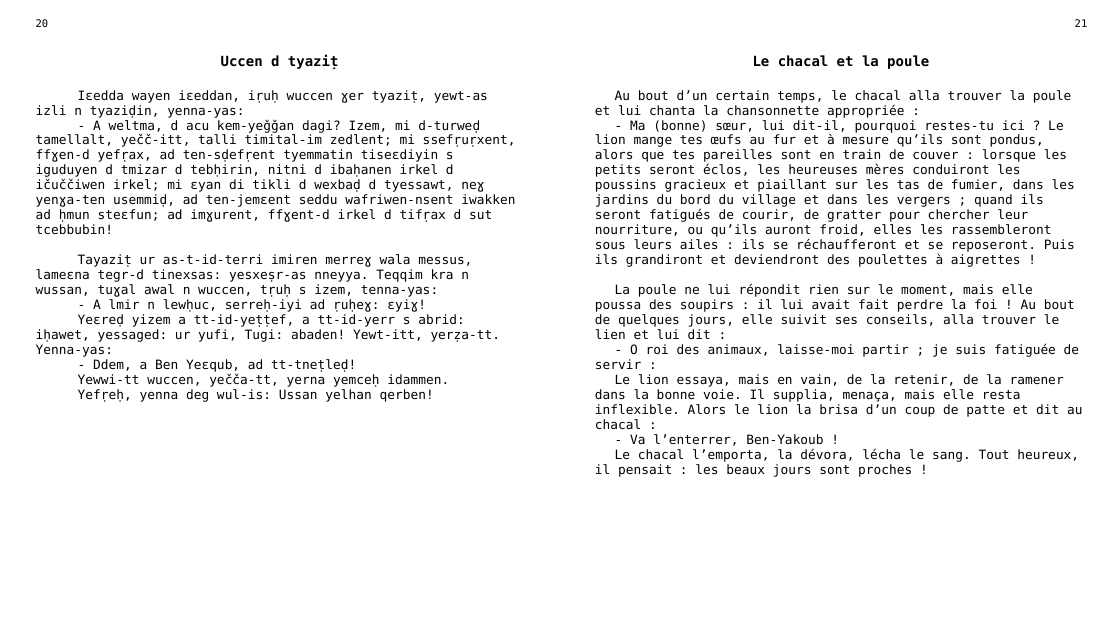
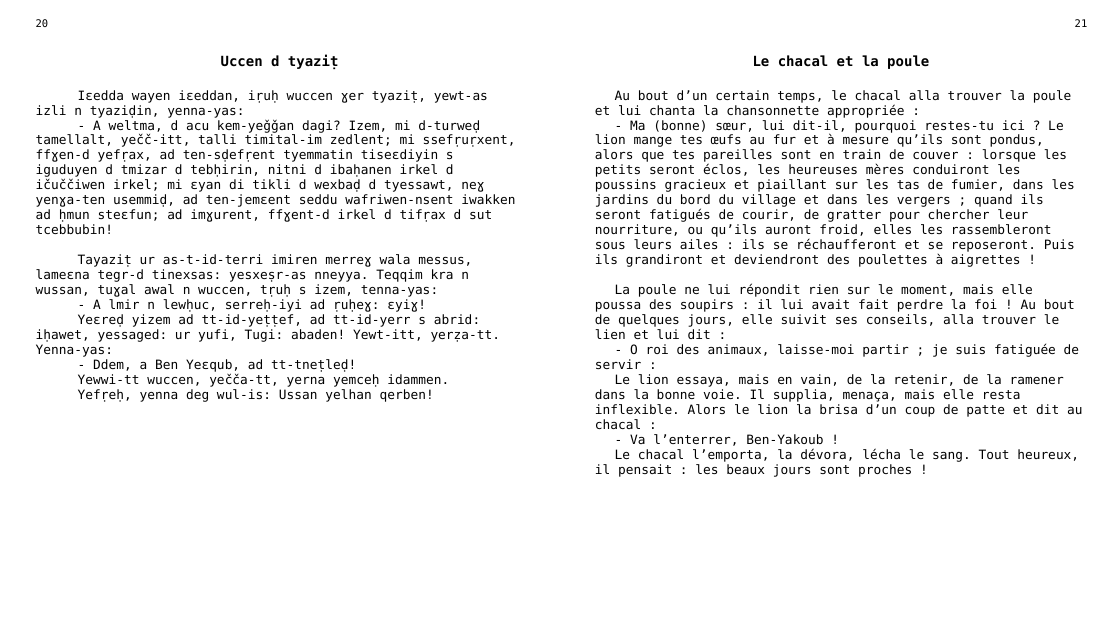
Before and after one commit to sferhah/tamacahut_n_wuccen, a slide deck: slide 6 of Uccen.ConsoleApp/uccen.pptx. Drawn at 1120x630 pixels with LibreOffice and Linux fonts; fonts in the diff are those of the drawing. Boxes give left, top, right and bottom in pixels: in the first picture for what was removed or moved away, otherwise in the second. Text is boxed around its words. In the diff, an @@ line names an element or a change of style, - is before the commit and + after.

```diff
--- a/Uccen.ConsoleApp/uccen.pptx
+++ b/Uccen.ConsoleApp/uccen.pptx
@@ table at [27, 13, 1096, 607] @@
-row 3, column 1: Iɛedda wayen iɛeddan, iṛuḥ wuccen ɣer tyaziṭ, yewt-as izli n tyaziḍin, yenna-yas: / - A weltma, d acu kem-yeǧǧan dagi? Izem, mi d-turweḍ tamellalt, yečč-itt, talli timital-im zedlent; mi ssefṛuṛxent, ffɣen-d yefṛax, ad ten-sḍefṛent tyemmatin tiseɛdiyin s iguduyen d tmizar d tebḥirin, nitni d ibaḥanen irkel d ičuččiwen irkel; mi ɛyan di tikli d wexbaḍ d tyessawt, neɣ yenɣa-ten usemmiḍ, ad ten-jemɛent seddu wafriwen-nsent iwakken ad ḥmun steɛfun; ad imɣurent, ffɣent-d irkel d tifṛax d sut tcebbubin! / Tayaziṭ ur as-t-id-terri imiren merreɣ wala messus, lameɛna tegr-d tinexsas: yesxeṣr-as nneyya. Teqqim kra n wussan, tuɣal awal n wuccen, tṛuḥ s izem, tenna-yas: / - A lmir n lewḥuc, serreḥ-iyi ad ṛuḥeɣ: ɛyiɣ! / Yeɛreḍ yizem a tt-id-yeṭṭef, a tt-id-yerr s abrid: iḥawet, yessaged: ur yufi, Tugi: abaden! Yewt-itt, yerẓa-tt. Yenna-yas: / - Ddem, a Ben Yeɛqub, ad tt-tneṭleḍ! / Yewwi-tt wuccen, yečča-tt, yerna yemceḥ idammen. / Yefṛeḥ, yenna deg wul-is: Ussan yelhan qerben!
+row 3, column 1: Iɛedda wayen iɛeddan, iṛuḥ wuccen ɣer tyaziṭ, yewt-as izli n tyaziḍin, yenna-yas: / - A weltma, d acu kem-yeǧǧan dagi? Izem, mi d-turweḍ tamellalt, yečč-itt, talli timital-im zedlent; mi ssefṛuṛxent, ffɣen-d yefṛax, ad ten-sḍefṛent tyemmatin tiseɛdiyin s iguduyen d tmizar d tebḥirin, nitni d ibaḥanen irkel d ičuččiwen irkel; mi ɛyan di tikli d wexbaḍ d tyessawt, neɣ yenɣa-ten usemmiḍ, ad ten-jemɛent seddu wafriwen-nsent iwakken ad ḥmun steɛfun; ad imɣurent, ffɣent-d irkel d tifṛax d sut tcebbubin! / Tayaziṭ ur as-t-id-terri imiren merreɣ wala messus, lameɛna tegr-d tinexsas: yesxeṣr-as nneyya. Teqqim kra n wussan, tuɣal awal n wuccen, tṛuḥ s izem, tenna-yas: / - A lmir n lewḥuc, serreḥ-iyi ad ṛuḥeɣ: ɛyiɣ! / Yeɛreḍ yizem ad tt-id-yeṭṭef, ad tt-id-yerr s abrid: iḥawet, yessaged: ur yufi, Tugi: abaden! Yewt-itt, yerẓa-tt. Yenna-yas: / - Ddem, a Ben Yeɛqub, ad tt-tneṭleḍ! / Yewwi-tt wuccen, yečča-tt, yerna yemceḥ idammen. / Yefṛeḥ, yenna deg wul-is: Ussan yelhan qerben!
```
Also in this commit, not shown: 9 other slides changed, 1 other file.
